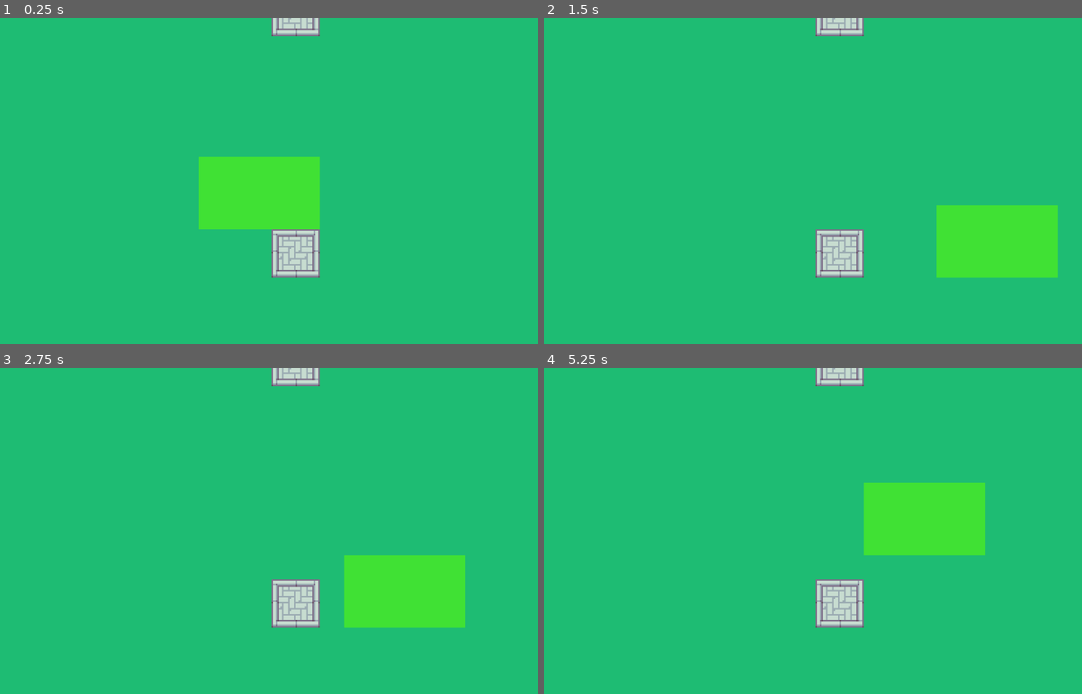
Above: before the commit, frames 1-4 (two rows, left to right).
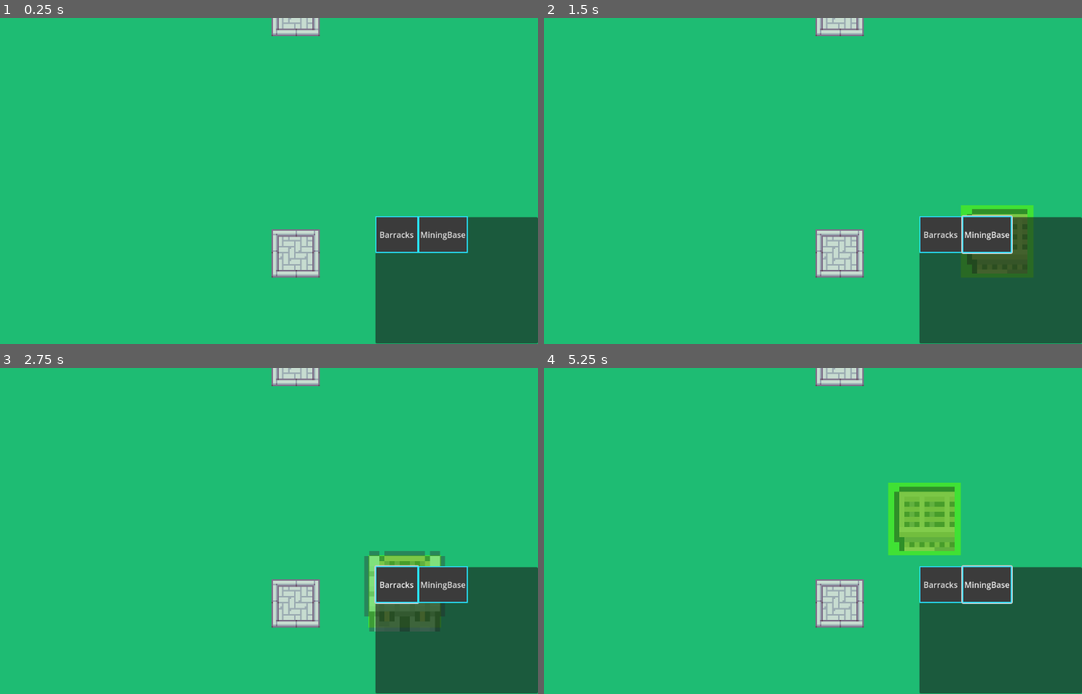
Above: after the commit, the same moments.

Repository: Kreuterkeule/TheGame
Game: Godot game, scene res://Game/game.tscn
Two runs of this game, one before a commit and one after it. Both use one fixed random seed, a clock stepped at 60 frames per second and the inputs below.
Inputs (mouse positions are in pixels of both pictures, inside the frame that each line leads up to):
- Up to frame 1 (0.25 s): no input
- Up to frame 2 (1.5 s): click (942, 233) at 0.5 s, where only the run after the commit has a clickable "Barracks"; click (985, 233) at 1.25 s, where only the run after the commit has a clickable "MiningBase"
- Up to frame 3 (2.75 s): click (398, 583) at 2 s, where only the run after the commit has a clickable "Barracks"
- Up to frame 4 (5.25 s): click (985, 583) at 2.75 s, where only the run after the commit has a clickable "MiningBase"; click (942, 583) at 3.5 s, where only the run after the commit has a clickable "Barracks"; click (985, 583) at 4.25 s, where only the run after the commit has a clickable "MiningBase"; tap Enter at 5 s; move the mouse to (920, 514) at 5.02 s; click (920, 514) at 5.1 s

The runs differ from the first frame. In frame 1, 17% of the frame differs, in the area x 36-100%, y 42-100%; in frame 2, 12%; in frame 3, 14%; in frame 4, 16%.

Commit message:
Building System Preview Complete! Yay!

Diff:
--- a/Game/Game.gd
+++ b/Game/Game.gd
@@ -1,3 +1,62 @@
+# This Script is Global not to be confused with Game root Node!
+
 extends Node2D
 
 var map = null;
+
+var UI = null;
+
+func not_implemented():
+	print("ERROR!: This Function should not be caused, your function is not yet implemented");
+
+func _ready():
+	for i in range(ACTION.keys().size()): # initialize arrray, empty values can't be written to
+		MAP_ACTION_TO_CURSOR.append(null);
+		START_ACTION.append(Callable(self, "not_implemented"));
+		CLEAN_ACTION.append(Callable(self, "not_implemented"));
+	MAP_ACTION_TO_CURSOR[ACTION.BUILD] = CURSORS.PRECISION;
+	MAP_ACTION_TO_CURSOR[ACTION.MOVE] = CURSORS.PRECISION;
+	MAP_ACTION_TO_CURSOR[ACTION.NO_ACTION] = CURSORS.MOUSE;
+	MAP_ACTION_TO_CURSOR[ACTION.SELECT] = CURSORS.SELECT;
+	START_ACTION[ACTION.BUILD] = Callable(self, "start_build");
+	CLEAN_ACTION[ACTION.BUILD] = Callable(self, "clean_build");
+	Input.set_custom_mouse_cursor(MAP_ACTION_TO_CURSOR[ACTION.NO_ACTION]);
+
+var CURSORS = {
+	"MOUSE": load("res://assets/cursors/normal.png"),
+	"SELECT": load("res://assets/cursors/normal_select.png"),
+	"PRECISION": load("res://assets/cursors/precision.png"),
+}
+
+var MAP_ACTION_TO_CURSOR = []
+
+enum BUILDINGS { BARRACKS, MINING_BASE };
+
+var SelectedBuilding :int = 0;
+
+var START_ACTION = [];
+var CLEAN_ACTION = [];
+
+enum ACTION { BUILD, MOVE, SELECT, NO_ACTION } # TODO needs changes
+
+var current_action :int = ACTION.SELECT;
+# the idea is actions[current_action].call_func()
+
+func change_action(action :int):
+	var old_action = current_action;
+	current_action = action;
+	CLEAN_ACTION[old_action].call();
+	START_ACTION[action].call();
+	change_cursor(action);
+
+func change_cursor(action :int):
+	Input.set_custom_mouse_cursor(MAP_ACTION_TO_CURSOR[action]);
+
+
+# ACITON SETUP AND CLEAN
+
+func start_build():
+	UI.get_node("BuildingPreview").change_building(SelectedBuilding);
+	UI.get_node("BuildingPreview").start();
+func clean_build():
+	UI.get_node("BuildingPreview").stop();
--- /dev/null
+++ b/Game/KeyController.gd
@@ -0,0 +1,5 @@
+extends Node
+
+func _input(_event):
+	if (Input.is_action_just_pressed("escape_key")):
+		Game.change_action(Game.ACTION.NO_ACTION);
--- a/Game/UI/GameCamera.gd
+++ b/Game/UI/GameCamera.gd
@@ -25,7 +25,7 @@
 		self.position += SPEED * delta * Vector2(0, 1);
 
 func _input(event):
-
+	# close zoom is a larger number
 	if (Input.is_action_pressed("scroll_down") && self.zoom.x + ZOOM_SPEED.x <= MAX_ZOOM):
 		self.zoom += ZOOM_SPEED;
 	if (Input.is_action_just_pressed("scroll_up") && self.zoom.x - ZOOM_SPEED.x >= MIN_ZOOM):
--- /dev/null
+++ b/Game/UI/Menus/build_menu.gd
@@ -0,0 +1,9 @@
+extends CanvasLayer
+
+func _on_barracks_button_pressed():
+	Game.SelectedBuilding = Game.BUILDINGS.BARRACKS; # Nice Color BrOuW
+	Game.change_action(Game.ACTION.BUILD);
+
+func _on_base_button_pressed():
+	Game.SelectedBuilding = Game.BUILDINGS.MINING_BASE;
+	Game.change_action(Game.ACTION.BUILD);
--- /dev/null
+++ b/Game/UI/Menus/build_menu.tscn
@@ -0,0 +1,41 @@
+[gd_scene load_steps=3 format=3 uid="uid://d3abihb4ucp2l"]
+
+[ext_resource type="Script" path="res://Game/UI/Menus/build_menu.gd" id="1_qyl6x"]
+
+[sub_resource type="StyleBoxFlat" id="StyleBoxFlat_psfid"]
+bg_color = Color(0.231373, 0.231373, 0.231373, 1)
+border_width_left = 2
+border_width_top = 2
+border_width_right = 2
+border_width_bottom = 2
+border_color = Color(0.156863, 0.894118, 1, 1)
+
+[node name="BuildMenu" type="CanvasLayer"]
+script = ExtResource("1_qyl6x")
+
+[node name="Panel" type="Panel" parent="."]
+offset_left = 830.0
+offset_top = 396.0
+offset_right = 1152.0
+offset_bottom = 647.0
+
+[node name="BarracksButton" type="Button" parent="."]
+offset_left = 830.0
+offset_top = 394.0
+offset_right = 915.0
+offset_bottom = 467.0
+theme_override_styles/normal = SubResource("StyleBoxFlat_psfid")
+theme_override_styles/hover = SubResource("StyleBoxFlat_psfid")
+text = "Barracks"
+
+[node name="MiningBaseButton" type="Button" parent="."]
+offset_left = 915.0
+offset_top = 394.0
+offset_right = 1013.0
+offset_bottom = 467.0
+theme_override_styles/normal = SubResource("StyleBoxFlat_psfid")
+theme_override_styles/hover = SubResource("StyleBoxFlat_psfid")
+text = "MiningBase"
+
+[connection signal="pressed" from="BarracksButton" to="." method="_on_barracks_button_pressed"]
+[connection signal="pressed" from="MiningBaseButton" to="." method="_on_base_button_pressed"]
--- /dev/null
+++ b/Game/UI/building_preview.gd
@@ -0,0 +1,48 @@
+extends Node2D
+
+var active = false;
+
+var buildings = {
+	Game.BUILDINGS.BARRACKS: {
+		"texture": load("res://MiniWorldSprites/Buildings/Wood/Barracks.png"),
+		"size": Vector2i(3, 3), # Vector2i size in tiles to be checked v(width, height)
+		"offset": Vector2i(-1, -1),
+		"sprite_scale": 10.0,
+	},
+	Game.BUILDINGS.MINING_BASE: {
+		"texture": load("res://MiniWorldSprites/Buildings/Wood/Houses.png"),
+		"size": Vector2i(3, 3),
+		"offset": Vector2i(-1, -1),
+		"sprite_scale": 10.0,
+	}
+}
+
+func start():
+	active = true;
+	visible = true;
+	$"../PositionValidater".validate(true);
+
+func stop():
+	active = false;
+	visible = false;
+	$"../PositionValidater".validate(false);
+
+# TODO remove
+func _ready():
+	visible = false;
+	#change_building(Game.BUILDINGS.BARRACKS);
+	#$"../PositionValidater".validate(true);
+	#active = true;
+
+func _process(_delta):
+	if (!active): return; # don't do the clutter if you don't have to
+
+	position = Game.map.get_node("TileMap").map_to_local(Game.map.get_node("TileMap").local_to_map(get_global_mouse_position()));
+	# position transparent tile checkers
+	# set buildable position, cause the values are all here, why not just post them from here
+
+func change_building(building_key :int):
+	var building = buildings[building_key];
+	$"../PositionValidater".validate_pos(building.size, building.offset)
+	$Sprite2D.texture = building.texture;
+	$Sprite2D.scale = Vector2(building.sprite_scale, building.sprite_scale);
--- /dev/null
+++ b/Game/UI/building_preview.tscn
@@ -0,0 +1,13 @@
+[gd_scene load_steps=3 format=3 uid="uid://uukjj875gpja"]
+
+[ext_resource type="Script" path="res://Game/UI/building_preview.gd" id="1_te53a"]
+[ext_resource type="Texture2D" uid="uid://d0je8gv2wiyea" path="res://MiniWorldSprites/Buildings/Wood/Barracks.png" id="2_xp5my"]
+
+[node name="BuildingPreview" type="Node2D"]
+script = ExtResource("1_te53a")
+
+[node name="Sprite2D" type="Sprite2D" parent="."]
+modulate = Color(1, 1, 1, 0.403922)
+texture = ExtResource("2_xp5my")
+hframes = 4
+vframes = 5
--- /dev/null
+++ b/Game/UI/mouse_controller.gd
@@ -0,0 +1,13 @@
+extends Node2D
+
+
+
+func _input(event):
+	if (Input.is_action_just_pressed("primary_mouse_button")):
+		pass
+	if (Input.is_action_just_pressed("secondary_mouse_button")):
+		pass
+	if (Input.is_action_just_released("primary_mouse_button")):
+		pass
+	if (Input.is_action_just_released("secondary_mouse_button")):
+		pass;
--- /dev/null
+++ b/Game/UI/mouse_controller.tscn
@@ -0,0 +1,6 @@
+[gd_scene load_steps=2 format=3 uid="uid://ixk4f6du5qt8"]
+
+[ext_resource type="Script" path="res://Game/UI/mouse_controller.gd" id="1_igtfc"]
+
+[node name="MouseController" type="Node2D"]
+script = ExtResource("1_igtfc")
--- a/Game/UI/position_validater.gd
+++ b/Game/UI/position_validater.gd
@@ -9,11 +9,11 @@
 var validating = false;
 
 func _ready():
-	validate(true);
 	validate_pos(Vector2i(5, 3), Vector2i(-2, -1));
 
 func validate(value :bool) -> void:
 	validating = value;
+	visible = value;
 
 func validate_pos(tiles :Vector2i, offset :Vector2i) -> void:
 	move_by = offset;
--- /dev/null
+++ b/Game/UI/ui.gd
@@ -0,0 +1,4 @@
+extends Node2D
+
+func _ready():
+	Game.UI = self;
--- a/Game/UI/ui.tscn
+++ b/Game/UI/ui.tscn
@@ -1,11 +1,19 @@
-[gd_scene load_steps=3 format=3 uid="uid://duvrkfk7chehl"]
+[gd_scene load_steps=6 format=3 uid="uid://duvrkfk7chehl"]
 
 [ext_resource type="PackedScene" uid="uid://c3fnce21gmv7y" path="res://Game/UI/position_validater.tscn" id="1_0qpa4"]
+[ext_resource type="Script" path="res://Game/UI/ui.gd" id="1_moahd"]
 [ext_resource type="Script" path="res://Game/UI/GameCamera.gd" id="2_xwuky"]
+[ext_resource type="PackedScene" uid="uid://d3abihb4ucp2l" path="res://Game/UI/Menus/build_menu.tscn" id="3_wshdq"]
+[ext_resource type="PackedScene" uid="uid://uukjj875gpja" path="res://Game/UI/building_preview.tscn" id="4_w66eh"]
 
 [node name="UI" type="Node2D"]
+script = ExtResource("1_moahd")
 
 [node name="PositionValidater" parent="." instance=ExtResource("1_0qpa4")]
 
 [node name="GameCamera" type="Camera2D" parent="."]
 script = ExtResource("2_xwuky")
+
+[node name="BuildMenu" parent="GameCamera" instance=ExtResource("3_wshdq")]
+
+[node name="BuildingPreview" parent="." instance=ExtResource("4_w66eh")]
--- a/Game/game.tscn
+++ b/Game/game.tscn
@@ -1,8 +1,9 @@
-[gd_scene load_steps=4 format=3 uid="uid://cbn4mirla405j"]
+[gd_scene load_steps=5 format=3 uid="uid://cbn4mirla405j"]
 
 [ext_resource type="PackedScene" uid="uid://duvrkfk7chehl" path="res://Game/UI/ui.tscn" id="1_rq66c"]
 [ext_resource type="PackedScene" uid="uid://r2fyqp5bgalh" path="res://Game/Map/map.tscn" id="2_5q5g5"]
 [ext_resource type="Script" path="res://Game/Map/map.gd" id="2_ks8e1"]
+[ext_resource type="Script" path="res://Game/KeyController.gd" id="4_4m8w4"]
 
 [node name="Game" type="Node2D"]
 
@@ -10,3 +11,6 @@
 script = ExtResource("2_ks8e1")
 
 [node name="UI" parent="." instance=ExtResource("1_rq66c")]
+
+[node name="KeyController" type="Node" parent="."]
+script = ExtResource("4_4m8w4")
--- a/project.godot
+++ b/project.godot
@@ -41,3 +41,12 @@
 "events": [Object(InputEventMouseButton,"resource_local_to_scene":false,"resource_name":"","device":-1,"window_id":0,"a …(258 unchanged characters)…
 ]
 }
+escape_key={
+"deadzone": 0.5,
+"events": [Object(InputEventKey,"resource_local_to_scene":false,"resource_name":"","device":-1,"window_id":0,"alt_pressed":false,"shift_pressed":false,"ctrl_pressed":false,"meta_pressed":false,"pressed":false,"keycode":0,"physical_keycode":4194305,"key_label":0,"unicode":0,"echo":false,"script":null)
+]
+}
+
+[rendering]
+
+textures/canvas_textures/default_texture_filter=0
Binary file added: MiniWorldSprites/AllAssetsPreview.png
Not shown, added: MiniWorldSprites/AllAssetsPreview.png.import
Binary file added: MiniWorldSprites/Animals/Boar.png
Not shown, added: MiniWorldSprites/Animals/Boar.png.import
Binary file added: MiniWorldSprites/Animals/Chick.png
Not shown, added: MiniWorldSprites/Animals/Chick.png.import
Binary file added: MiniWorldSprites/Animals/Chicken.png
Not shown, added: MiniWorldSprites/Animals/Chicken.png.import
Binary file added: MiniWorldSprites/Animals/HornedSheep.png
Not shown, added: MiniWorldSprites/Animals/HornedSheep.png.import
Binary file added: MiniWorldSprites/Animals/Horse(32x32).png
Not shown, added: MiniWorldSprites/Animals/Horse(32x32).png.import
(and 591 more such lines)
